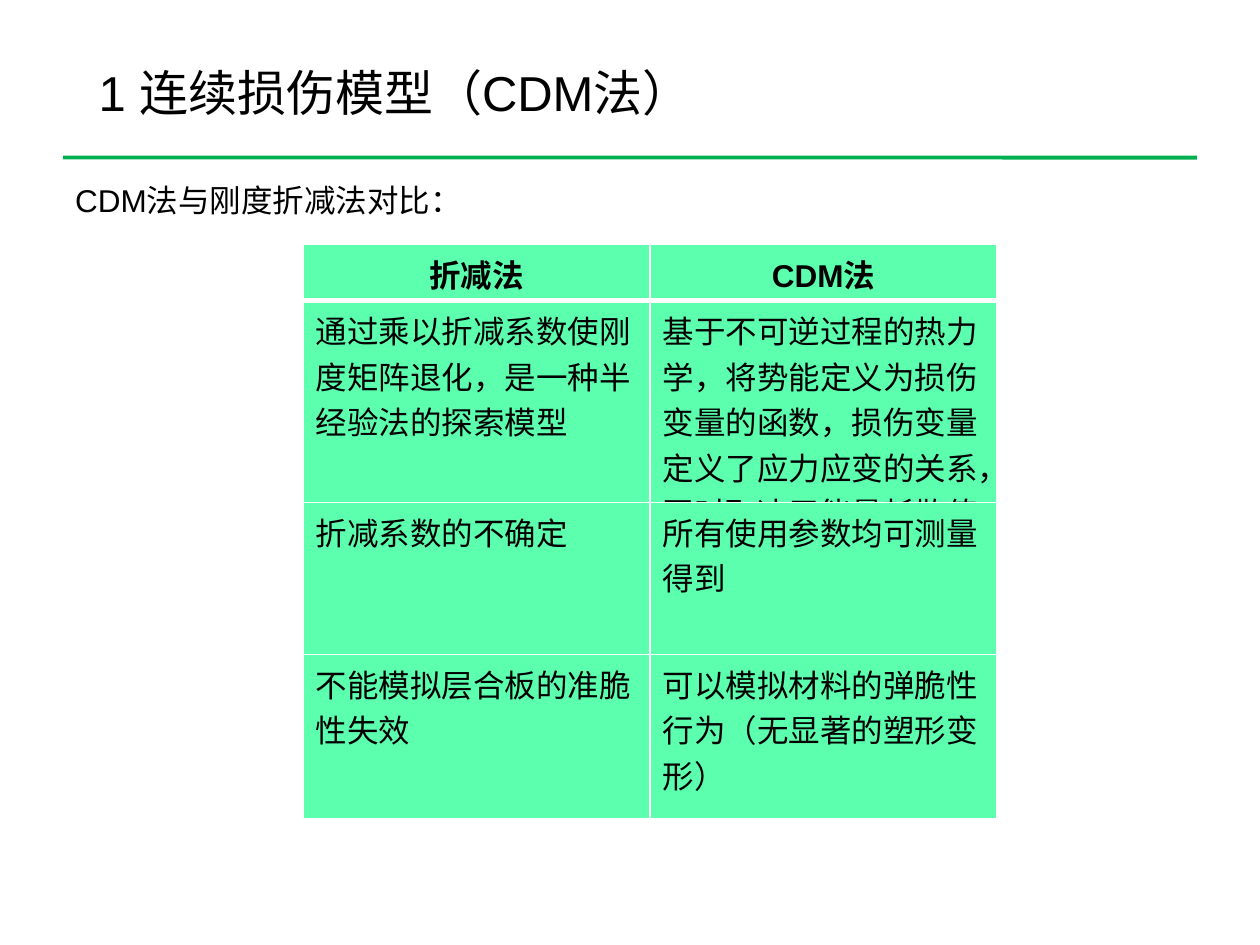
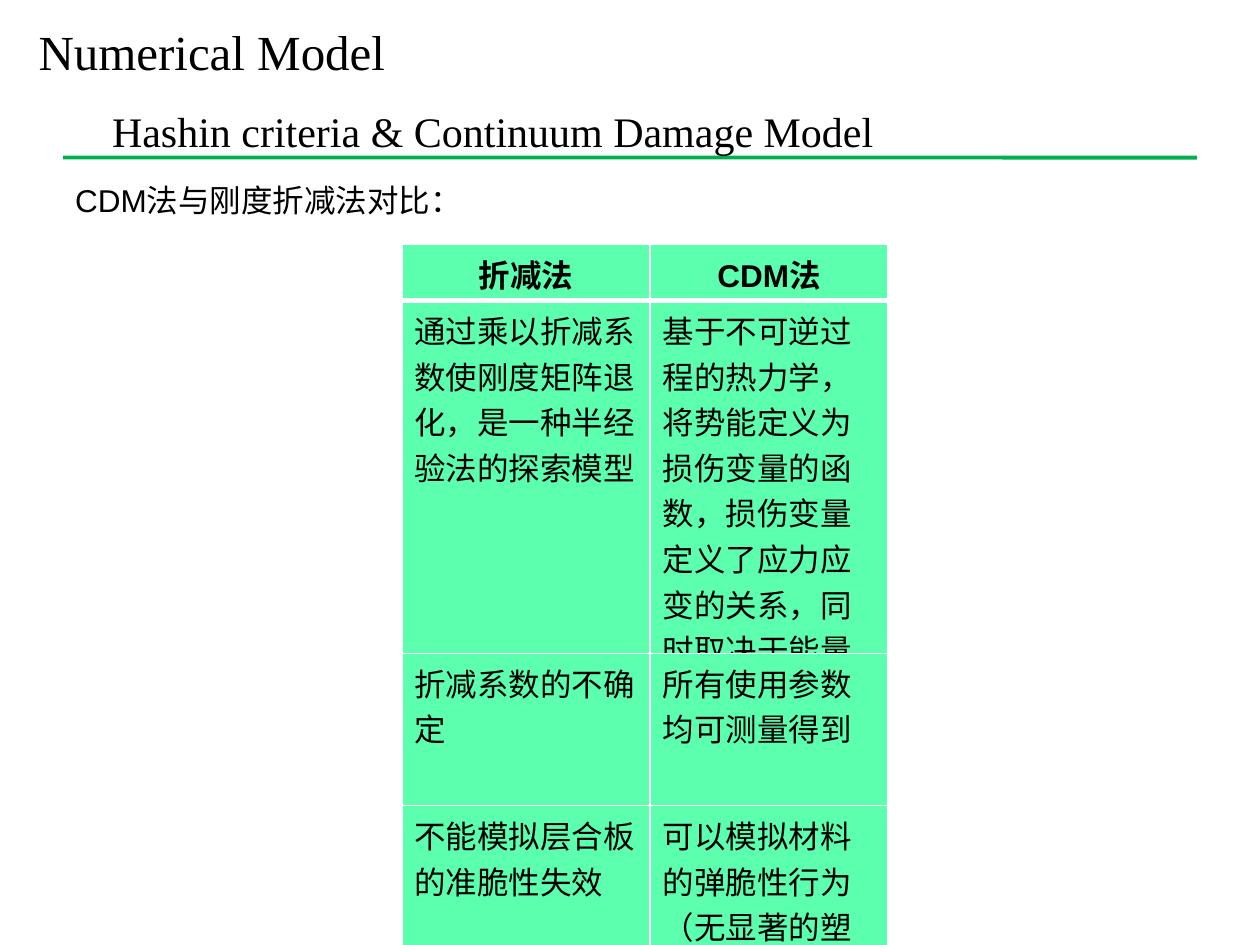
Before and after one commit to Chu2015/UMAThashinlinear4, a slide deck: slide 6 of 组会报告/组会20180110.pptx (slide 20 before the commit). Drawn at 1260x945 pixels with LibreOffice and Linux fonts; fonts in the diff are those of the drawing; background and template pictures are left out. Boxes give left, top, right and bottom in pixels: in the first picture for what was removed or moved away, otherwise in the second. Text is boxed around its words. In the diff, an @@ line names an element or a change of style, - is before the commit and + after.

```diff
--- a/组会报告/组会20180110.pptx
+++ b/组会报告/组会20180110.pptx
@@ text added at (39, 36, 874, 156), 24 pt, text #000000 @@
+  Numerical Model
+  Hashin criteria & Continuum Damage Model
@@ text removed at (99, 69, 691, 116) @@
-1 连续损伤模型（CDM法）
@@ table: place and size @@
-table at (304, 244, 997, 945)
+table at (402, 244, 888, 945)
```
Also in this commit, not shown: 2 other slides changed, 1 slide added, 1 other file.
